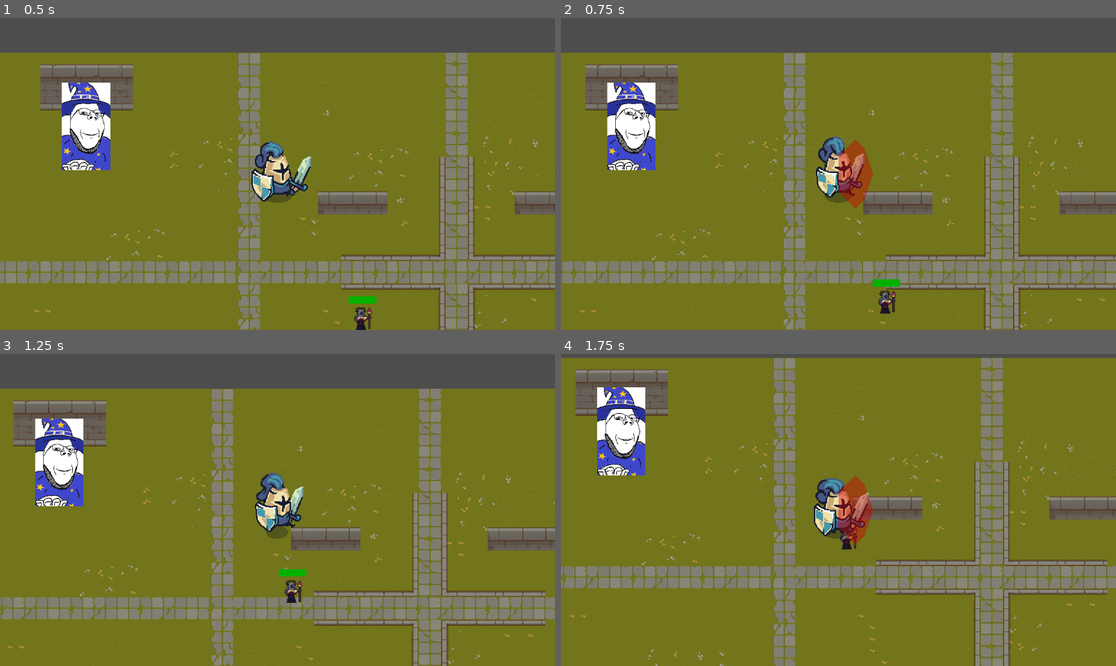
Above: before the commit, frames 1-4 (two rows, left to right).
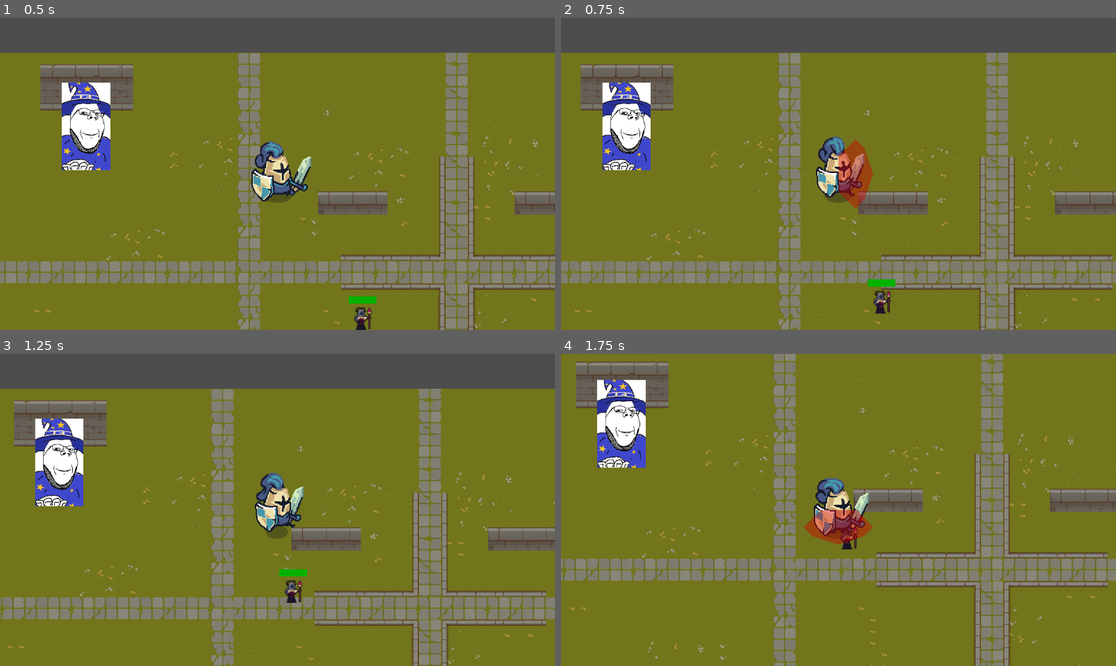
Above: after the commit, the same moments.

Repository: Tassnaz/RPG
Game: Godot game, scene res://Scenes/test_scene.tscn
Same seed, same stepped clock (60 frames per second), same inputs: the game is played once before the commit and once after it.
Inputs:
- Up to frame 1 (0.5 s): no input
- Up to frame 2 (0.75 s): tap Enter (Interact) at 0.5 s; hold D (Right) from 0.53 s (still down); tap Space (Attack) at 0.6 s
- Up to frame 3 (1.25 s): keep holding D (Right)
- Up to frame 4 (1.75 s): release D (Right) at 1.28 s; hold S (Down) from 1.28 s (still down); tap Space (Attack) at 1.35 s

Frame 1 is identical in both runs. In frame 2, 10% of the frame differs, in the area x 0-100%, y 11-100%; in frame 3, 0.7%; in frame 4, 17%, in the area x 0-100%, y 0-100%.

Commit message:
animations

Diff:
--- a/Scenes/player.tscn
+++ b/Scenes/player.tscn
@@ -1,9 +1,26 @@
-[gd_scene load_steps=21 format=3 uid="uid://cekhl1q3f6tpl"]
+[gd_scene load_steps=26 format=3 uid="uid://cekhl1q3f6tpl"]
 
 [ext_resource type="Script" uid="uid://l4l6sf3idqaw" path="res://scripts/player.gd" id="1_7dav2"]
 [ext_resource type="Texture2D" uid="uid://dh83oes5g4guv" path="res://assets/Tiny Swords (Free Pack)/Units/Blue Units/Warrior/Warrior_Idle.png" id="2_6t5aa"]
+[ext_resource type="Texture2D" uid="uid://b8a76pmttg4tw" path="res://assets/Tiny Swords (Free Pack)/Units/Blue Units/Warrior/Warrior_Attack1.png" id="2_fkybt"]
 [ext_resource type="Texture2D" uid="uid://3w81e531fbti" path="res://assets/Tiny Swords (Free Pack)/Units/Blue Units/Warrior/Warrior_Run.png" id="2_vgqql"]
 [ext_resource type="PackedScene" uid="uid://bvcnq221c6tyu" path="res://Scenes/sword.tscn" id="3_aadpq"]
+
+[sub_resource type="AtlasTexture" id="AtlasTexture_igrcy"]
+atlas = ExtResource("2_fkybt")
+region = Rect2(0, 0, 192, 192)
+
+[sub_resource type="AtlasTexture" id="AtlasTexture_fs7ks"]
+atlas = ExtResource("2_fkybt")
+region = Rect2(192, 0, 192, 192)
+
+[sub_resource type="AtlasTexture" id="AtlasTexture_l6n3p"]
+atlas = ExtResource("2_fkybt")
+region = Rect2(384, 0, 192, 192)
+
+[sub_resource type="AtlasTexture" id="AtlasTexture_olqyp"]
+atlas = ExtResource("2_fkybt")
+region = Rect2(576, 0, 192, 192)
 
 [sub_resource type="AtlasTexture" id="AtlasTexture_pu2lt"]
 atlas = ExtResource("2_vgqql")
@@ -63,6 +80,23 @@
 
 [sub_resource type="SpriteFrames" id="SpriteFrames_pu2lt"]
 animations = [{
+"frames": [{
+"duration": 1.0,
+"texture": SubResource("AtlasTexture_igrcy")
+}, {
+"duration": 1.0,
+"texture": SubResource("AtlasTexture_fs7ks")
+}, {
+"duration": 1.0,
+"texture": SubResource("AtlasTexture_l6n3p")
+}, {
+"duration": 1.0,
+"texture": SubResource("AtlasTexture_olqyp")
+}],
+"loop": true,
+"name": &"Attack 1",
+"speed": 10.0
+}, {
 "frames": [{
 "duration": 1.0,
 "texture": SubResource("AtlasTexture_pu2lt")
@@ -126,10 +160,8 @@
 
 [node name="AnimatedSprite2D" type="AnimatedSprite2D" parent="."]
 sprite_frames = SubResource("SpriteFrames_pu2lt")
-animation = &"Run"
+animation = &"Attack 1"
 autoplay = "default"
-frame = 1
-frame_progress = 0.50754404
 
 [node name="CollisionShape2D" type="CollisionShape2D" parent="."]
 position = Vector2(-0.5, 2.5)
--- a/scripts/player.gd
+++ b/scripts/player.gd
@@ -2,9 +2,9 @@
 
 
 # Värden
-@export var max_speed = 400
-@export var acceleration = 1000
-@export var friction = 1500
+@export var max_speed = 350
+@export var acceleration = 1500
+@export var friction = 3000
 
 func _physics_process(delta):
 	# Movement
@@ -23,6 +23,7 @@
 
 	move_and_slide()
 
+
 	# Animationer
 	if Input.is_action_pressed("Left") && !Input.is_action_pressed("Right"):
 		$AnimatedSprite2D.scale.x = -1
@@ -34,16 +35,16 @@
 		$AnimatedSprite2D.play("Run")
 		$Sword.rotation_degrees = 90
 
-	#elif Input.is_action_pressed("Up"):
-		#$AnimationPlayer.play("Up")
-		#$Sword.rotation_degrees = 0
+	elif Input.is_action_pressed("Up"):
+		$AnimatedSprite2D.play("Run")
+		$Sword.rotation_degrees = 0
 
-	#elif Input.is_action_pressed("Down"):
-		#$AnimationPlayer.play("Down")
-		#$Sword.rotation_degrees = 180
+	elif Input.is_action_pressed("Down"):
+		$AnimatedSprite2D.play("Run")
+		$Sword.rotation_degrees = 180
 
-	#else:
-		#$AnimationPlayer.stop()
+	else:
+		$AnimatedSprite2D.play("default")
 
 
 func _on_switch_target_hitbox_body_entered(body):
